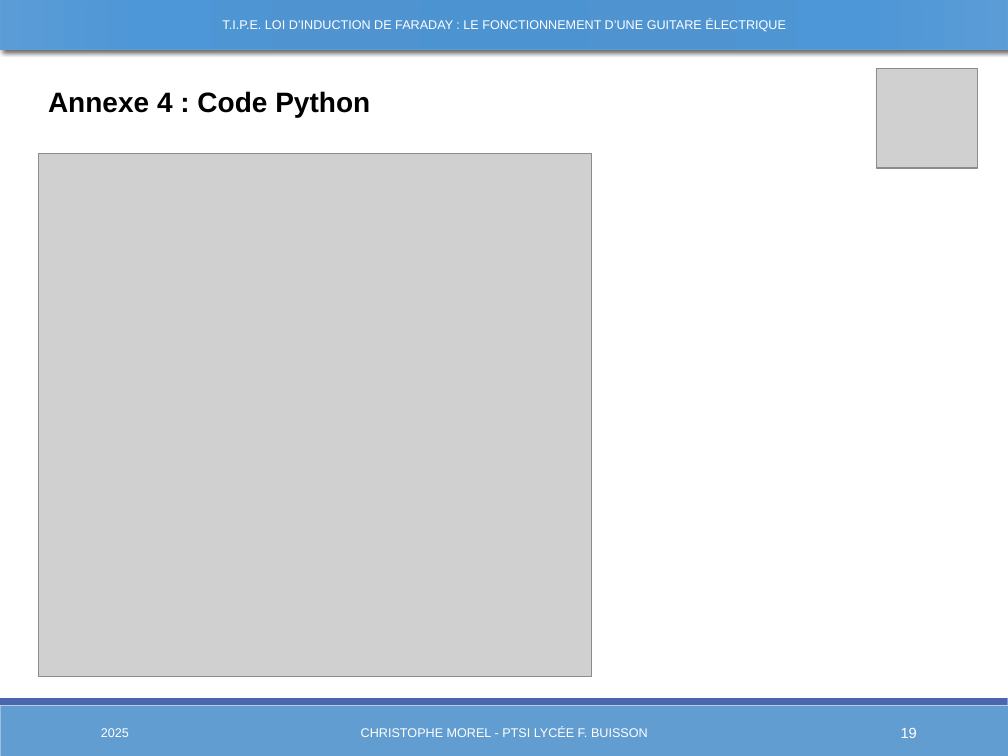
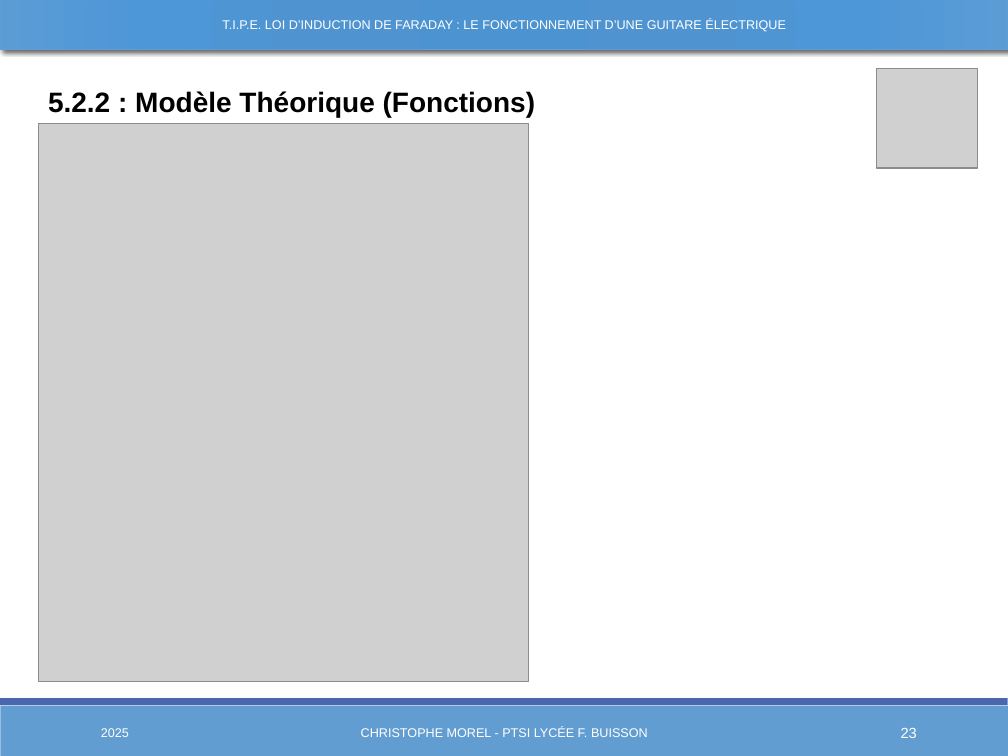
Before and after one commit to Chrismorel7/TIPE---Micro_guitare_elec, a slide deck: slide 23 of Views/Presentation3.pptx (slide 19 before the commit). Drawn at 1008x756 pixels with LibreOffice and Linux fonts; fonts in the diff are those of the drawing; grey boxes stand for pictures. Boxes give left, top, right and bottom in pixels: in the first picture for what was removed or moved away, otherwise in the second. Text is boxed around its words. In the diff, an @@ line names an element or a change of style, - is before the commit and + after.

```diff
--- a/Views/Presentation3.pptx
+++ b/Views/Presentation3.pptx
@@ text at (48, 91, 536, 117): text changed @@
-Annexe 4 : Code Python
+5.2.2 : Modèle Théorique (Fonctions)
@@ picture: place and size @@
-picture at (38, 153, 592, 676)
+picture at (38, 124, 529, 681)
@@ page number at (901, 728, 917, 738): text changed @@
-19
+23
```
Also in this commit, not shown: 14 other slides changed, 6 slides added, 15 other files.
